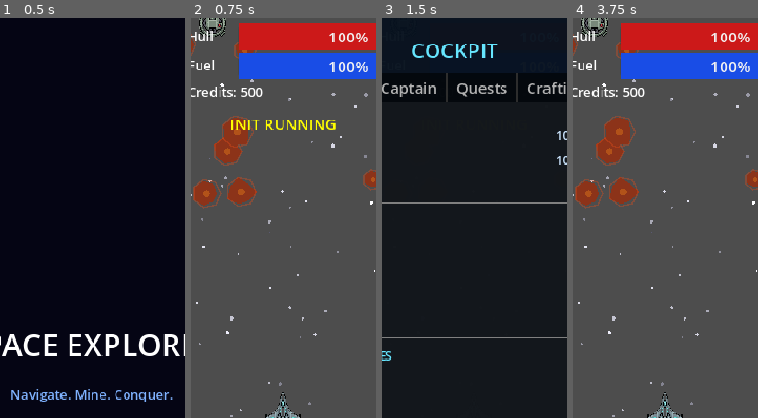
Above: before the commit, frames 1-4 (left to right).
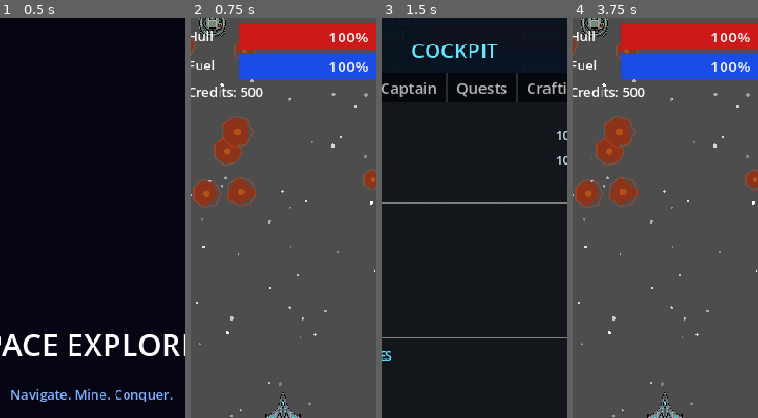
Above: after the commit, the same moments.

Repository: ichizh8/space-game-rt
Game: Godot game, scene res://scenes/main_menu.tscn
The game is run twice, just before and just after one commit, with the same random seed, the same clock (stepped at 60 frames per second) and the same inputs.
Inputs:
- Up to frame 1 (0.5 s): no input
- Up to frame 2 (0.75 s): click "New Game" at 0.5 s
- Up to frame 3 (1.5 s): click "COCKPIT" at 1.25 s
- Up to frame 4 (3.75 s): click "COCKPIT" at 2 s; click "COCKPIT" at 2.75 s; click "X" at 3.5 s
The pictures show only the part of the screen within x 25-75%, y 0-50%; the shares and areas given below are measured in that part.

Frame 1 is identical in both runs. In frame 2, 0.7% of the frame differs, in the area x 21-79%, y 25-28%; in frame 3, less than 0.1%; in frame 4, nothing differs.
Error before the commit: Parse Error: Cannot infer the type of "t" variable because the value doesn't have a set type. (res://scripts/effects_manager.gd:71)

Commit message:
v61: fix effects_manager parse errors — explicit float types in _draw()

Diff:
--- a/scripts/effects_manager.gd
+++ b/scripts/effects_manager.gd
@@ -68,18 +68,18 @@
 
 func _draw() -> void:
 	for e in _explosions:
-		var t := 1.0 - (e["life"] / e["max_life"])
-		var radius := e["size"] * 35.0 * t
-		var alpha := e["life"] / e["max_life"]
+		var t: float = 1.0 - (float(e["life"]) / float(e["max_life"]))
+		var radius: float = float(e["size"]) * 35.0 * t
+		var alpha: float = float(e["life"]) / float(e["max_life"])
 		draw_circle(e["pos"], radius, Color(1.0, 0.5, 0.0, alpha * 0.6))
 		draw_circle(e["pos"], radius * 0.5, Color(1.0, 1.0, 0.6, alpha * 0.85))
 	for s in _sparks:
-		var alpha := s["life"] / s["max_life"]
+		var alpha: float = float(s["life"]) / float(s["max_life"])
 		var c: Color = s["color"]
 		c.a = alpha
 		draw_circle(s["pos"], 2.5, c)
 	for f in _floats:
-		var alpha := f["life"] / f["max_life"]
+		var alpha: float = float(f["life"]) / float(f["max_life"])
 		var c: Color = f["color"]
 		c.a = alpha
 		draw_string(ThemeDB.fallback_font, f["pos"], f["text"],
--- a/scripts/sector_generator.gd
+++ b/scripts/sector_generator.gd
@@ -83,10 +83,6 @@
 	if is_instance_valid(player):
 		center = player.global_position
 
-	# DEBUG: confirm this runs
-	var _hud := get_tree().get_first_node_in_group("hud")
-	if is_instance_valid(_hud) and _hud.has_method("show_notification"):
-		_hud.show_notification("INIT RUNNING")
 
 	# Spawn asteroids
 	var num_asteroids := randi_range(MIN_ASTEROIDS, MAX_ASTEROIDS)
Not shown, changed: web-export/index.html
Not shown, changed: web-export/index.pck
